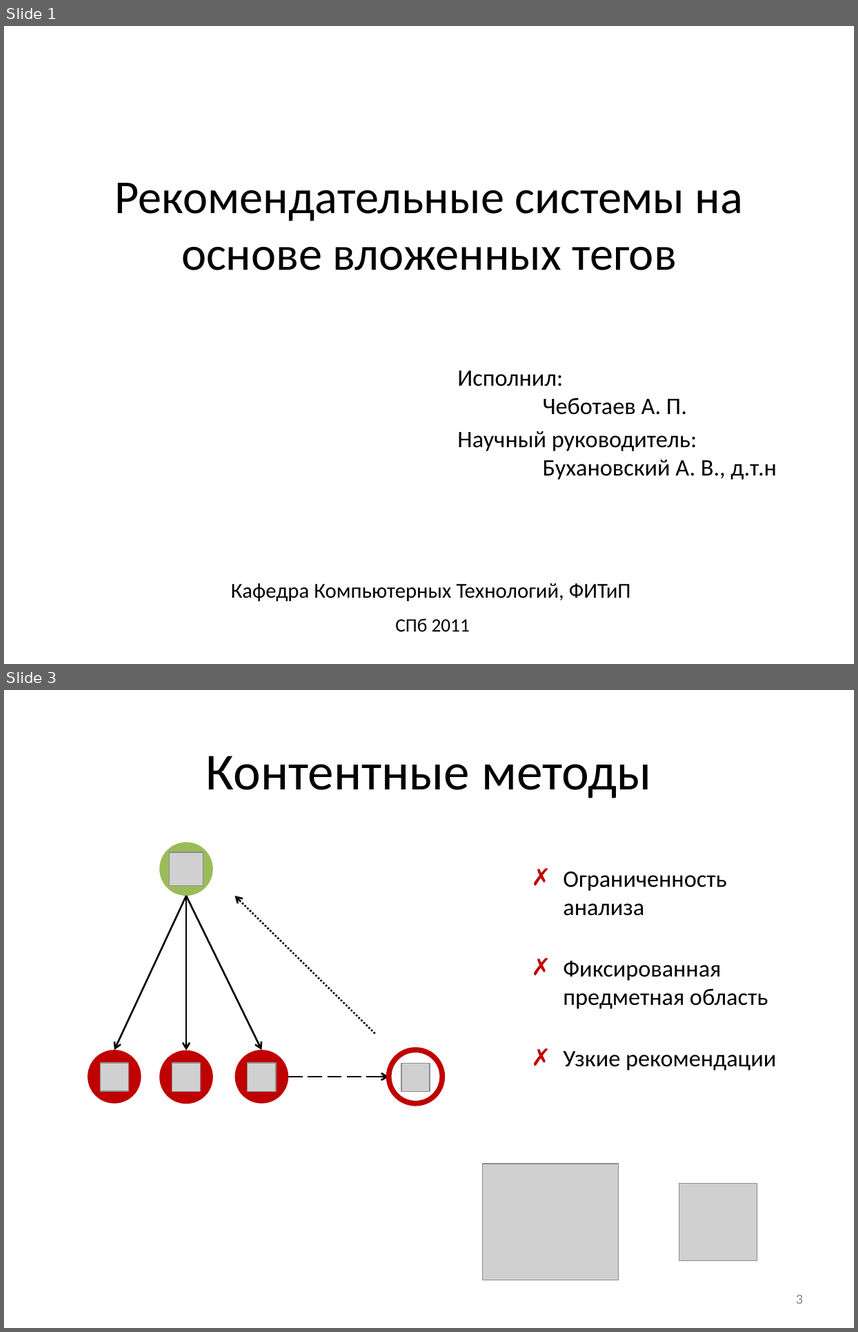
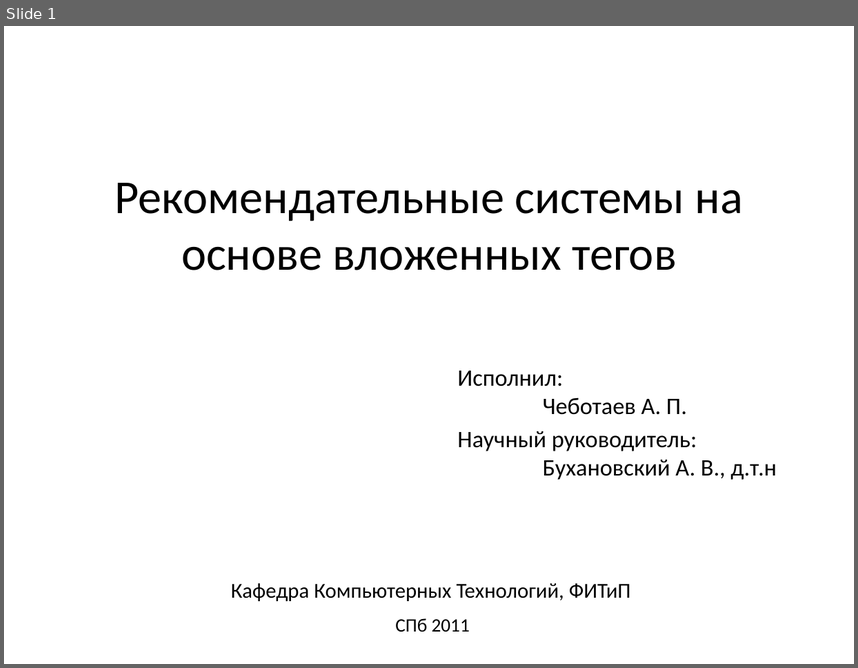
Before and after one commit to Otann/diploma, a slide deck: slides.pptx. Shown one above the other, each under a label of ours: slides 1 and 3 before the commit, slide 1 after it; the slides between them are not shown. The pictures are 858x1332 and 858x668 pixels, drawn with LibreOffice and Linux fonts; fonts in the diff are those of the drawing; grey boxes stand for pictures. Boxes give left, top, right and bottom in pixels: in the first picture for what was removed or moved away, otherwise in the second. Text is boxed around its words. In the diff, an @@ line names an element or a change of style, - is before the commit and + after.

```diff
--- a/slides.pptx
+++ b/slides.pptx
@@ slide 3 removed at box(4, 690, 854, 1328), background #FFFFFF @@
@@ title removed at box(206, 756, 651, 798) @@
-Контентные методы
@@ ellipse removed at box(159, 842, 213, 896) @@
@@ picture removed at box(170, 852, 203, 885) @@
@@ text removed at box(563, 871, 776, 1070) @@
-✗ Ограниченность анализа
-✗ Фиксированная предметная область
-✗ Узкие рекомендации
@@ arrow removed from (186, 896) to (114, 1049) @@
@@ arrow removed from (186, 896) to (186, 1050) @@
@@ arrow removed from (186, 896) to (261, 1049) @@
@@ arrow removed from (375, 1034) to (235, 896) @@
@@ ellipse removed at box(87, 1049, 141, 1103) @@
@@ ellipse removed at box(159, 1050, 213, 1104) @@
@@ ellipse removed at box(235, 1049, 289, 1103) @@
@@ ellipse removed at box(389, 1049, 443, 1103) @@
@@ picture removed at box(100, 1063, 128, 1090) @@
@@ picture removed at box(172, 1063, 201, 1090) @@
@@ picture removed at box(247, 1063, 275, 1090) @@
@@ arrow removed from (289, 1077) to (389, 1077) @@
@@ picture removed at box(402, 1063, 430, 1090) @@
@@ picture removed at box(483, 1163, 619, 1280) @@
@@ picture removed at box(680, 1183, 757, 1261) @@
@@ page number removed at box(796, 1294, 803, 1303) @@
-3
```
Also in this commit, not shown: 9 slides changed, 6 slides added, 5 other slides removed, 4 other files.
